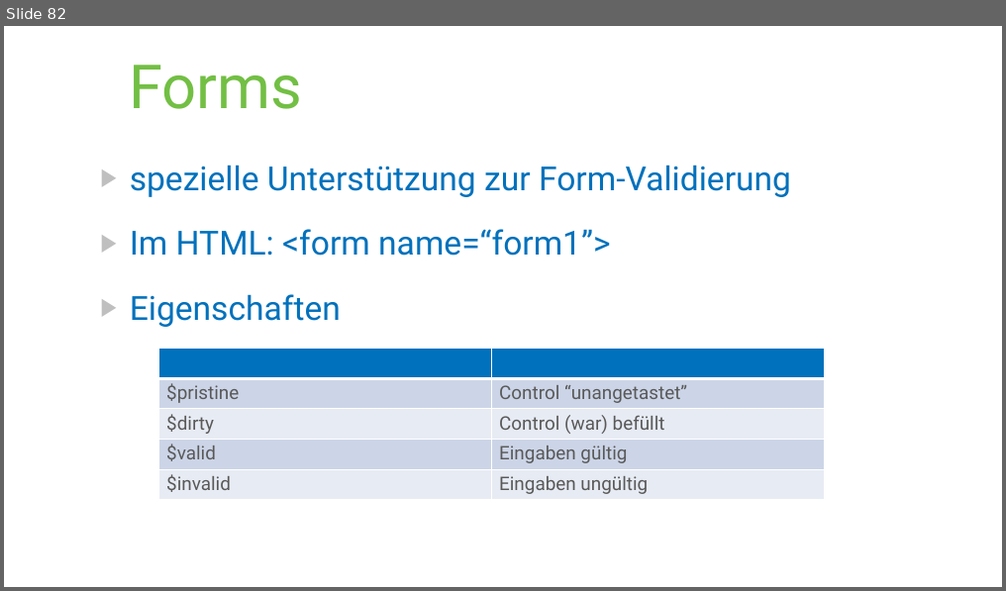
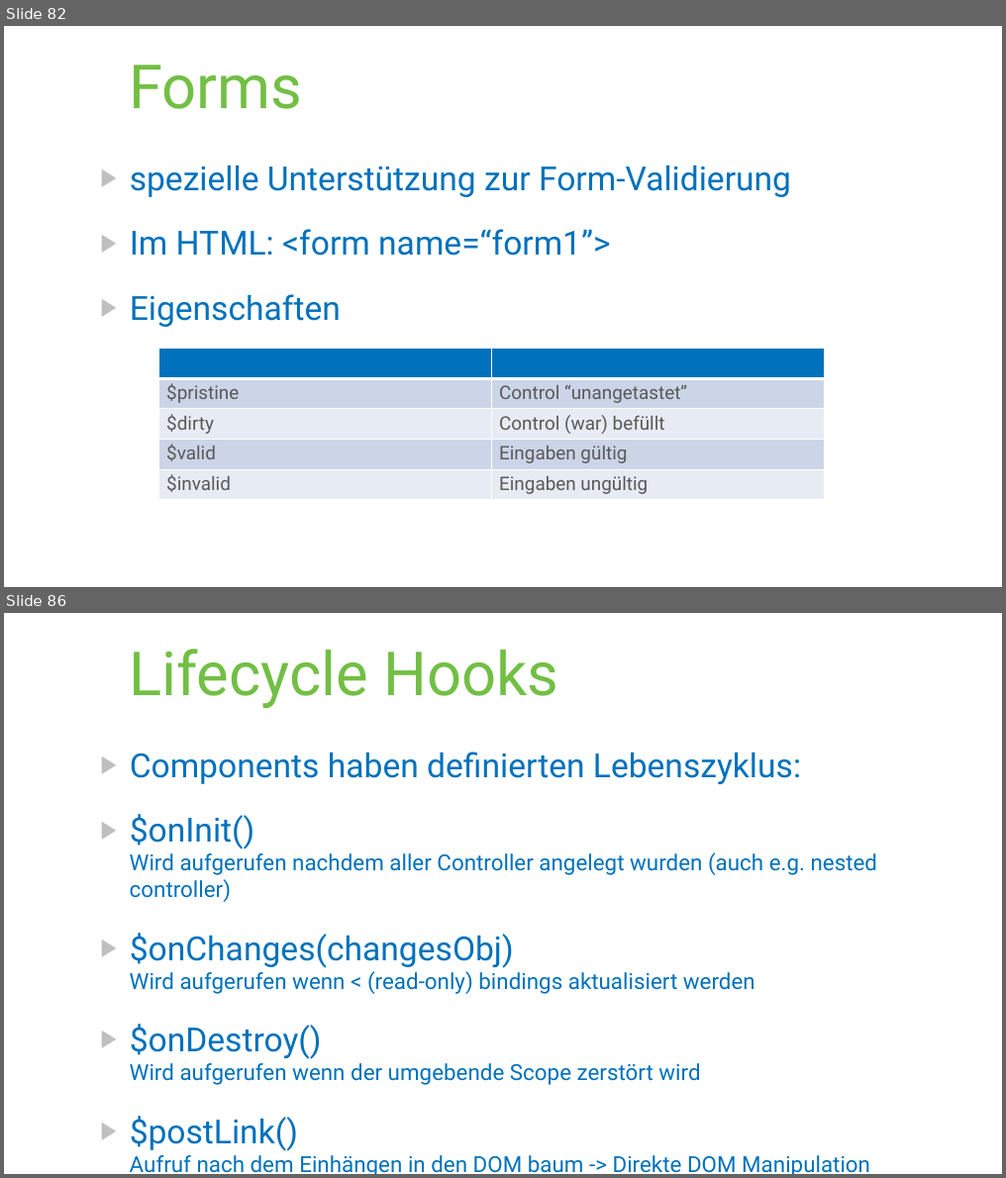
Before and after one commit to paumayr/angularjs-samples, a slide deck: slides/AngularJS.pptx. Shown one above the other, each under a label of ours: slide 82 before the commit, slides 82 and 86 after it; the slides between them are not shown. The pictures are 1006x591 and 1006x1178 pixels, drawn with LibreOffice and Linux fonts; fonts in the diff are those of the drawing. Boxes give left, top, right and bottom in pixels: in the first picture for what was removed or moved away, otherwise in the second. Text is boxed around its words. In the diff, an @@ line names an element or a change of style, - is before the commit and + after.

```diff
--- a/slides/AngularJS.pptx
+++ b/slides/AngularJS.pptx
@@ slide 86 added at (x1=4, y1=613, x2=1002, y2=1174), background #FFFFFF @@
@@ title added at (x1=129, y1=649, x2=558, y2=708), 58.7 pt, text #72BF44 @@
+Lifecycle Hooks
@@ text added at (x1=130, y1=752, x2=878, y2=1174), 21.3 pt, text #0071BC @@
+▶ Components haben definierten Lebenszyklus:
+▶ $onInit()
+  Wird aufgerufen nachdem aller Controller angelegt wurden (auch e.g. nested controller)
+▶ $onChanges(changesObj)
+  Wird aufgerufen wenn < (read-only) bindings aktualisiert werden
+▶ $onDestroy()
+  Wird aufgerufen wenn der umgebende Scope zerstört wird
+▶ $postLink()
+  Aufruf nach dem Einhängen in den DOM baum -> Direkte DOM Manipulation
```
Also in this commit, not shown: 4 other slides added, 10 other files.
